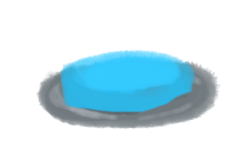
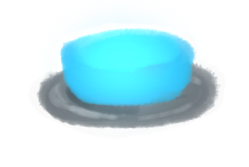
Revision of a layered (249, 167) image; what changed, layer by layer:
added group "Set1" with 5 layers above "Layer5" over box(28, 2, 226, 139)
added layer "Layer6" (addition, 45%) in group "Set1" over box(33, 2, 216, 139)
hid "button_pressed", moved it into group "Set1", painted on it over box(35, 49, 222, 130)
hid "button_highlighted_pressed", moved it into group "Set1", painted on it over box(28, 38, 226, 139)
showed "button_highlight", moved it into group "Set1", painted on it over box(28, 21, 226, 139)
